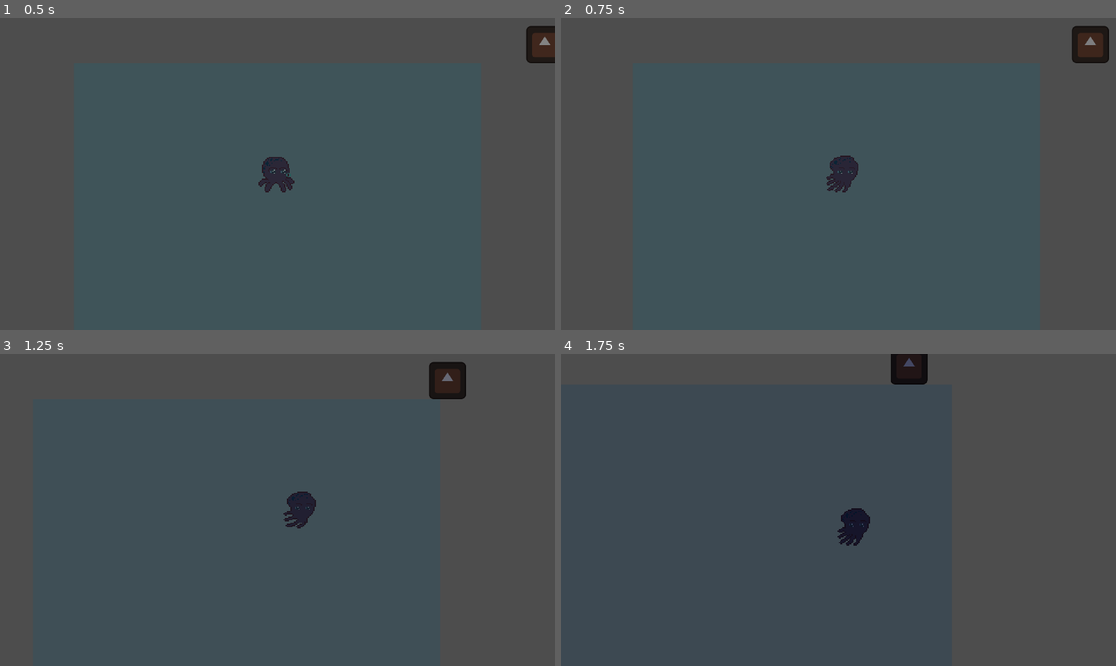
Above: before the commit, frames 1-4 (two rows, left to right).
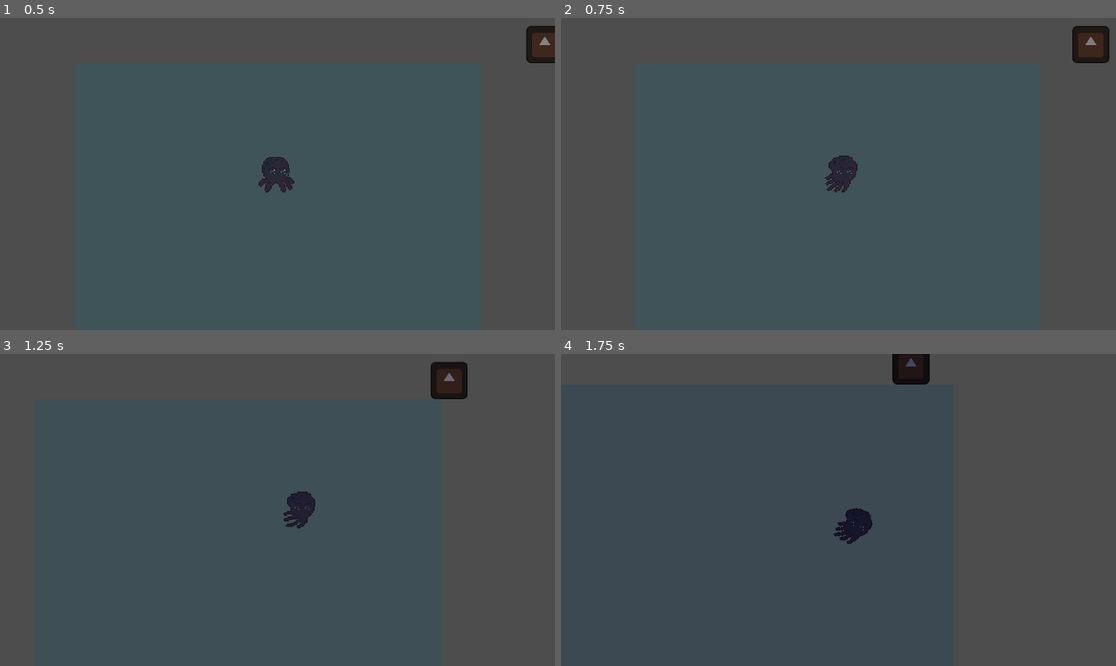
Above: after the commit, the same moments.

Repository: alfroids/tidal-storm
Game: Godot game, scene res://scenes/levels/main.tscn
Two runs of this game, one before a commit and one after it. Both use one fixed random seed, a clock stepped at 60 frames per second and the inputs below. The engine's default icon, where the game draws it, is replaced by a stand-in: a white triangle on a blue panel in a dark square.
Inputs:
- Up to frame 1 (0.5 s): no input
- Up to frame 2 (0.75 s): hold D (move_right) from 0.53 s (still down)
- Up to frame 3 (1.25 s): keep holding D (move_right)
- Up to frame 4 (1.75 s): release D (move_right) at 1.28 s; hold S (move_down) from 1.28 s (still down)

Frame 1 is identical in both runs. In frame 2, 0.1% of the frame differs, in the area x 47-99%, y 2-56%; in frame 3, 0.1%; in frame 4, 0.3%, in the area x 49-67%, y 0-62%.

Commit message:
Add StateMachine to Octopus

Diff:
--- /dev/null
+++ b/custom-nodes/state-machine/state.gd
@@ -0,0 +1,53 @@
+class_name State
+extends Node
+## A State class for a FSM
+##
+## This class handles the inputs given to the StateMachine. It can request state
+## transitions by declaring variables that contain possible next states:
+## [codeblock]
+## @export var another_state: State
+## [/codeblock]
+## and calling the [method State.change_state] method.
+
+
+# VARIABLES
+
+## The State Machine this State is attached to.
+var state_machine: StateMachine
+##
+var is_active_state: bool:
+	get:
+		return state_machine.active_state == self
+
+
+# METHODS
+
+## Called when this State is being activated.
+func enter(_msg: Dictionary = {}) -> void:
+	pass
+
+
+## Called when this State is being deactivated.
+func exit() -> void:
+	pass
+
+
+## Intended to handle input events from its [class StateMachine].
+func handle_input(_event: InputEvent) -> void:
+	pass
+
+
+## Intended to handle idle processes from its [class StateMachine].
+func update(_delta: float) -> void:
+	pass
+
+
+## Intended to handle physics processes from its [class StateMachine].
+func physics_update(_delta: float) -> void:
+	pass
+
+
+## Shorthand for state transitions via the State Machine.
+func change_state(new_state: State, msg: Dictionary = {}) -> void:
+	if is_active_state:
+		state_machine.change_state(new_state, msg)
--- /dev/null
+++ b/custom-nodes/state-machine/state_machine.gd
@@ -0,0 +1,60 @@
+@icon("state_machine.png")
+class_name StateMachine
+extends Node
+## A Finite State Machine class
+
+
+# SIGNALS
+
+## Emitted when the StateMachine transitions from one state to another.
+signal state_changed(new_state: State)
+
+# VARIABLES
+
+## The state in which the StateMachine will default to.
+@export var default_state: State
+
+## The currently active state handling all inputs.
+@onready var active_state: State = default_state
+
+
+# METHODS
+
+## Initializes the [param STATES] Dictionary and activates the
+## [param initial state].
+func _ready() -> void:
+	await owner.ready
+
+	for child in get_children():
+		if child is State:
+			(child as State).state_machine = self
+
+	active_state.enter()
+
+
+## Exits the currently active state and enters a new state. Emits
+## [signal state_changed].
+func change_state(new_state: State, msg: Dictionary = {}) -> void:
+	if not new_state:
+		new_state = default_state
+
+	active_state.exit()
+	active_state = new_state
+	active_state.enter(msg)
+
+	state_changed.emit(active_state)
+
+
+## Intended to handle input events from its [param owner].
+func handle_input(event: InputEvent) -> void:
+	active_state.handle_input(event)
+
+
+## Intended to handle idle processes from its [param owner].
+func update(delta: float) -> void:
+	active_state.update(delta)
+
+
+## Intended to handle physics processes from its [param owner].
+func physics_update(delta: float) -> void:
+	active_state.physics_update(delta)
--- /dev/null
+++ b/custom-nodes/state-machine/state_machine.svg
@@ -0,0 +1,12 @@
+<!DOCTYPE svg PUBLIC "-//W3C//DTD SVG 1.1//EN" "http://www.w3.org/Graphics/SVG/1.1/DTD/svg11.dtd">
+
+<!-- Uploaded to: SVG Repo, www.svgrepo.com, Transformed by: SVG Repo Mixer Tools -->
+<svg fill="#e0e0e0" height="800px" width="800px" version="1.1" id="Layer_1" xmlns="http://www.w3.org/2000/svg" xmlns:xlink="http://www.w3.org/1999/xlink" viewBox="0 0 512 512" xml:space="preserve" stroke="#e0e0e0" stroke-width="0.00512">
+
+<g id="SVGRepo_bgCarrier" stroke-width="0"/>
+
+<g id="SVGRepo_tracerCarrier" stroke-linecap="round" stroke-linejoin="round"/>
+
+<g id="SVGRepo_iconCarrier"> <g> <g> <path d="M441.972,232.727c38.609,0,70.028-31.418,70.028-70.028V70.028C512,31.418,480.582,0,441.972,0H70.028 C31.395,0,0,31.418,0,70.028V162.7c0,38.609,31.395,70.028,70.028,70.028h162.7v46.545h-69.818 c-57.46,0-105.007,41.937-114.385,96.768C20.48,385.094,0,411.159,0,442.182C0,480.675,31.302,512,69.818,512 c38.493,0,69.818-31.325,69.818-69.818c0-29.3-18.199-54.365-43.846-64.698c8.029-29.673,34.932-51.665,67.119-51.665h69.818 v50.828c-27.043,9.635-46.545,35.235-46.545,65.536C186.182,480.675,217.484,512,256,512c38.493,0,69.818-31.325,69.818-69.818 c0-30.301-19.526-55.901-46.545-65.536v-50.828h69.818c32.186,0,59.066,21.993,67.119,51.665 c-25.647,10.333-43.846,35.398-43.846,64.698c0,38.493,31.302,69.818,69.818,69.818C480.675,512,512,480.675,512,442.182 c0-31.023-20.48-57.088-48.524-66.141c-9.402-54.831-56.948-96.768-114.385-96.768h-69.818v-46.545H441.972z"/> </g> </g> </g>
+
+</svg>
--- a/scenes/octopus/octopus.gd
+++ b/scenes/octopus/octopus.gd
@@ -6,31 +6,8 @@
 @export_range(100.0, 2000.0, 50.0, "or_greater", "suffix:px/s²") var DRAG: float = 400.0
 
 @onready var animation_player: AnimationPlayer = $AnimationPlayer as AnimationPlayer
+@onready var state_machine: StateMachine = $StateMachine as StateMachine
 
 
 func _physics_process(delta: float) -> void:
-	var move_x: float = Input.get_action_strength(&"move_right") - Input.get_action_strength(&"move_left")
-	var move_y: float = Input.get_action_strength(&"move_down") - Input.get_action_strength(&"move_up")
-	var move_dir: Vector2 = Vector2(move_x, move_y).normalized()
-
-	if not move_dir:
-		var drag: float = delta * DRAG
-		if velocity.length_squared() > drag**2:
-			velocity -= drag * velocity.normalized()
-		else:
-			velocity = Vector2.ZERO
-	else:
-		velocity += delta * ACCELARTION * move_dir
-		velocity = velocity.limit_length(MAX_SPEED)
-
-	if velocity == Vector2.ZERO:
-		animation_player.play("idle")
-	else:
-		if move_x == 1:
-			animation_player.play("swim")
-			$Sprite2D.flip_h = false
-		elif move_x == -1:
-			animation_player.play("swim")
-			$Sprite2D.flip_h = true
-
-	move_and_slide()
+	state_machine.physics_update(delta)
--- a/scenes/octopus/octopus.tscn
+++ b/scenes/octopus/octopus.tscn
@@ -1,25 +1,14 @@
-[gd_scene load_steps=8 format=3 uid="uid://bb21uipacresu"]
+[gd_scene load_steps=12 format=3 uid="uid://bb21uipacresu"]
 
 [ext_resource type="Script" path="res://scenes/octopus/octopus.gd" id="1_qo50e"]
 [ext_resource type="Texture2D" uid="uid://b5xpej7262eyn" path="res://assets/sprites/octopus_sprite_sheet.png" id="3_jijj6"]
+[ext_resource type="Script" path="res://custom-nodes/state-machine/state_machine.gd" id="3_l7eu4"]
+[ext_resource type="Script" path="res://scenes/octopus/states/idle_state.gd" id="4_0v1hu"]
+[ext_resource type="Script" path="res://scenes/octopus/states/move_state.gd" id="5_ertig"]
+[ext_resource type="Script" path="res://scenes/octopus/states/dash_state.gd" id="6_tafg8"]
 
 [sub_resource type="CircleShape2D" id="CircleShape2D_w1ik8"]
 radius = 48.6621
-
-[sub_resource type="Animation" id="Animation_80m3o"]
-length = 0.001
-tracks/0/type = "value"
-tracks/0/imported = false
-tracks/0/enabled = true
-tracks/0/path = NodePath("Sprite2D:frame")
-tracks/0/interp = 1
-tracks/0/loop_wrap = true
-tracks/0/keys = {
-"times": PackedFloat32Array(0),
-"transitions": PackedFloat32Array(1),
-"update": 1,
-"values": [8]
-}
 
 [sub_resource type="Animation" id="Animation_80m3o"]
 length = 0.001
@@ -97,3 +86,18 @@
 libraries = {
 "": SubResource("AnimationLibrary_f26uh")
 }
+
+[node name="StateMachine" type="Node" parent="." node_paths=PackedStringArray("default_state")]
+script = ExtResource("3_l7eu4")
+default_state = NodePath("Idle")
+
+[node name="Idle" type="Node" parent="StateMachine" node_paths=PackedStringArray("move_state")]
+script = ExtResource("4_0v1hu")
+move_state = NodePath("../Move")
+
+[node name="Move" type="Node" parent="StateMachine" node_paths=PackedStringArray("idle_state")]
+script = ExtResource("5_ertig")
+idle_state = NodePath("../Idle")
+
+[node name="Dash" type="Node" parent="StateMachine"]
+script = ExtResource("6_tafg8")
--- /dev/null
+++ b/scenes/octopus/states/dash_state.gd
@@ -0,0 +1,26 @@
+extends State
+
+
+## Called when this State is being activated.
+func enter(_msg: Dictionary = {}) -> void:
+	pass
+
+
+## Called when this State is being deactivated.
+func exit() -> void:
+	pass
+
+
+## Intended to handle input events from its [class StateMachine].
+func handle_input(_event: InputEvent) -> void:
+	pass
+
+
+## Intended to handle idle processes from its [class StateMachine].
+func update(_delta: float) -> void:
+	pass
+
+
+## Intended to handle physics processes from its [class StateMachine].
+func physics_update(_delta: float) -> void:
+	pass
--- /dev/null
+++ b/scenes/octopus/states/idle_state.gd
@@ -0,0 +1,36 @@
+extends State
+
+
+@export var move_state: State
+
+@onready var animation_player: AnimationPlayer = $"../../AnimationPlayer" as AnimationPlayer
+
+
+## Called when this State is being activated.
+func enter(_msg: Dictionary = {}) -> void:
+	animation_player.play("idle")
+
+
+## Called when this State is being deactivated.
+func exit() -> void:
+	pass
+
+
+## Intended to handle input events from its [class StateMachine].
+func handle_input(_event: InputEvent) -> void:
+	pass
+
+
+## Intended to handle idle processes from its [class StateMachine].
+func update(_delta: float) -> void:
+	pass
+
+
+## Intended to handle physics processes from its [class StateMachine].
+func physics_update(_delta: float) -> void:
+	var move_x: float = Input.get_action_strength(&"move_right") - Input.get_action_strength(&"move_left")
+	var move_y: float = Input.get_action_strength(&"move_down") - Input.get_action_strength(&"move_up")
+	var move_dir: Vector2 = Vector2(move_x, move_y).normalized()
+
+	if move_dir:
+		change_state(move_state)
--- /dev/null
+++ b/scenes/octopus/states/move_state.gd
@@ -0,0 +1,60 @@
+extends State
+
+
+@export_range(100.0, 2000.0, 50.0, "or_greater", "suffix:px/s") var max_speed: float = 400.0
+@export_range(100.0, 2000.0, 50.0, "or_greater", "suffix:px/s²") var acceleration: float = 1600.0
+@export_range(100.0, 2000.0, 50.0, "or_greater", "suffix:px/s²") var drag: float = 400.0
+@export var idle_state: State
+
+@onready var octopus: Octopus = owner as Octopus
+@onready var sprite_2d: Sprite2D = $"../../Sprite2D" as Sprite2D
+@onready var animation_player: AnimationPlayer = $"../../AnimationPlayer" as AnimationPlayer
+
+
+## Called when this State is being activated.
+func enter(_msg: Dictionary = {}) -> void:
+	animation_player.play("swim")
+
+
+## Called when this State is being deactivated.
+func exit() -> void:
+	pass
+
+
+## Intended to handle input events from its [class StateMachine].
+func handle_input(_event: InputEvent) -> void:
+	pass
+
+
+## Intended to handle idle processes from its [class StateMachine].
+func update(_delta: float) -> void:
+	pass
+
+
+## Intended to handle physics processes from its [class StateMachine].
+func physics_update(delta: float) -> void:
+	var move_x: float = Input.get_action_strength(&"move_right") - Input.get_action_strength(&"move_left")
+	var move_y: float = Input.get_action_strength(&"move_down") - Input.get_action_strength(&"move_up")
+	var move_dir: Vector2 = Vector2(move_x, move_y).normalized()
+
+	if move_x == 1:
+		sprite_2d.flip_h = false
+	elif move_x == -1:
+		sprite_2d.flip_h = true
+
+	if sprite_2d.flip_h:
+		sprite_2d.rotation = move_y * deg_to_rad(-25.0)
+	else:
+		sprite_2d.rotation = move_y * deg_to_rad(25.0)
+
+	if not move_dir:
+		var d: float = delta * drag
+		if octopus.velocity.length_squared() > d**2:
+			octopus.velocity -= d * octopus.velocity.normalized()
+		else:
+			change_state(idle_state)
+	else:
+		octopus.velocity += delta * acceleration * move_dir
+		octopus.velocity = octopus.velocity.limit_length(max_speed)
+
+	octopus.move_and_slide()
Binary file added: custom-nodes/state-machine/state_machine.png
Not shown, added: custom-nodes/state-machine/state_machine.png.import
Not shown, added: custom-nodes/state-machine/state_machine.svg.import
